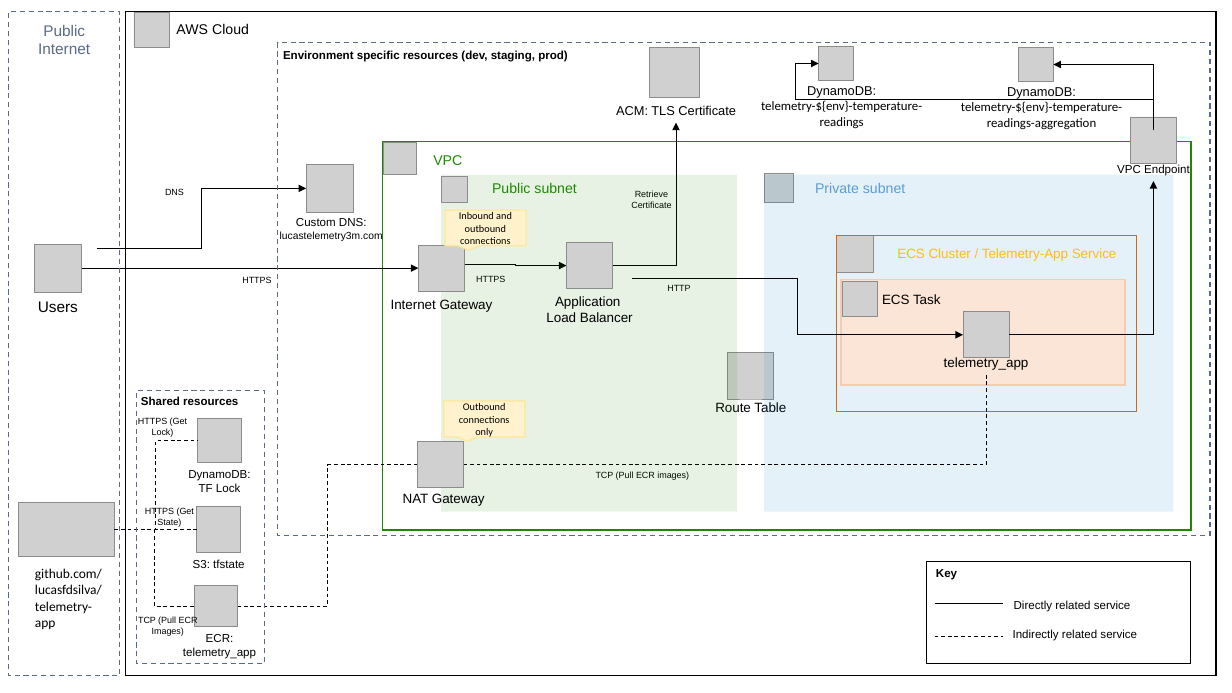
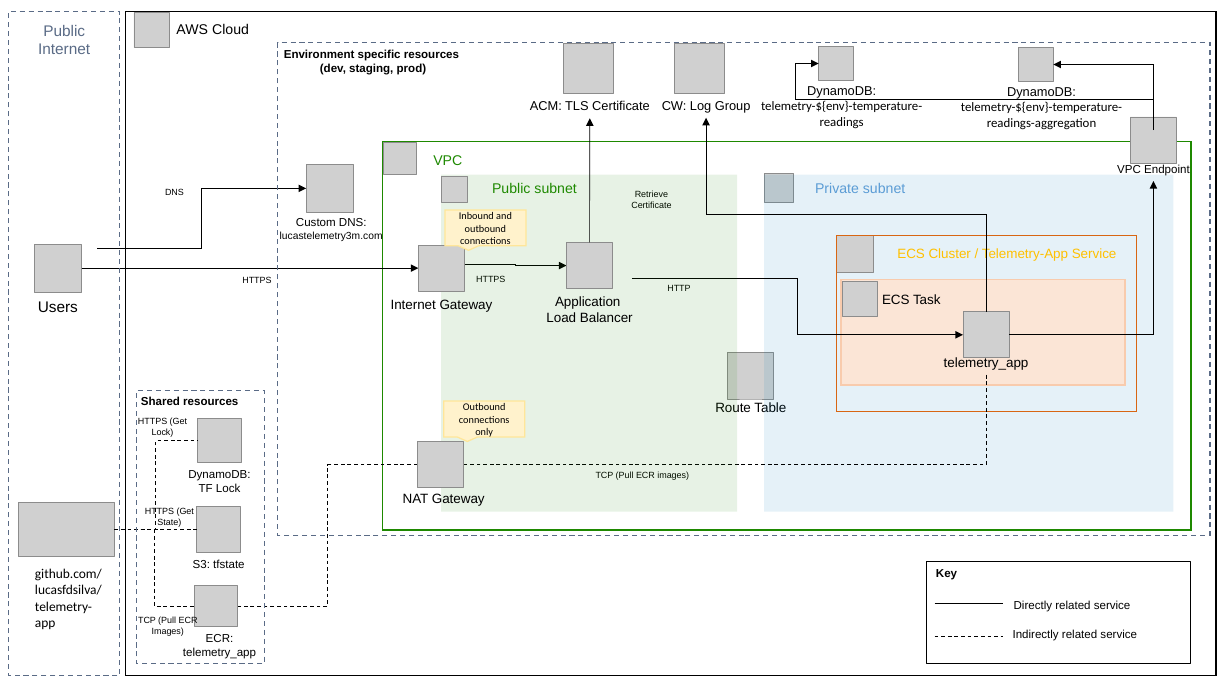
Before and after one commit to lucasfdsilva/telemetry-app, a slide deck: slide 1 of docs/Telemetry-App Architecture Diagram.pptx. Drawn at 1232x693 pixels with LibreOffice and Linux fonts; fonts in the diff are those of the drawing; grey boxes stand for pictures. Boxes give left, top, right and bottom in pixels: in the first picture for what was removed or moved away, otherwise in the second. Text is boxed around its words. In the diff, an @@ line names an element or a change of style, - is before the commit and + after.

Commit message:
updated architecture diagram

```diff
--- a/docs/Telemetry-App Architecture Diagram.pptx
+++ b/docs/Telemetry-App Architecture Diagram.pptx
@@ text "Environment specific resources (dev, staging, ..." rewrapped from [283,50,567,62] to [284,49,459,75] @@
@@ picture: place and size @@
-picture at [650,48,700,98]
+picture at [564,43,614,93]
@@ picture added at [675,44,725,94] @@
@@ text "ACM: TLS Certificate": place and size @@
-text "ACM: TLS Certificate" at [616,105,736,115]
+text "ACM: TLS Certificate" at [530,100,650,110]
@@ arrow added from (590, 242) to (590, 118), #000000 0.5 pt @@
@@ text added at [662,101,751,113], 10 pt, text #000000 @@
+CW: Log Group
@@ elbow arrow added from (986, 311) to (706, 117), #000000 0.5 pt @@
@@ elbow arrow removed from (613, 265) to (677, 123) @@
```
